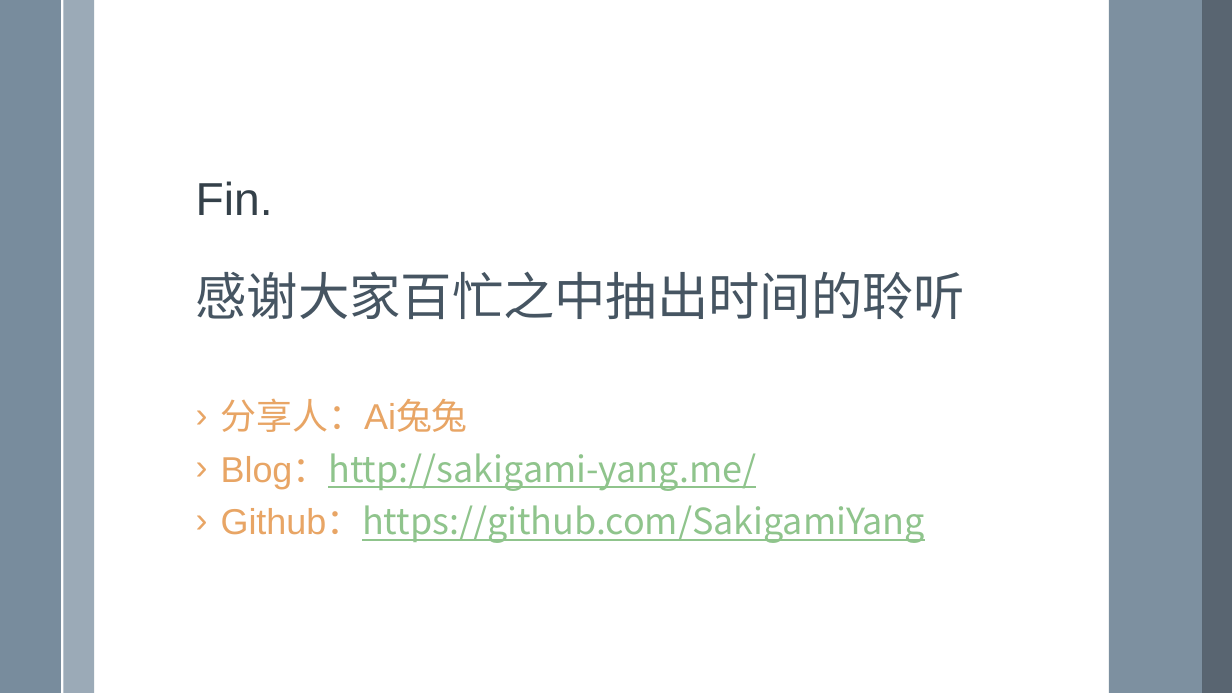
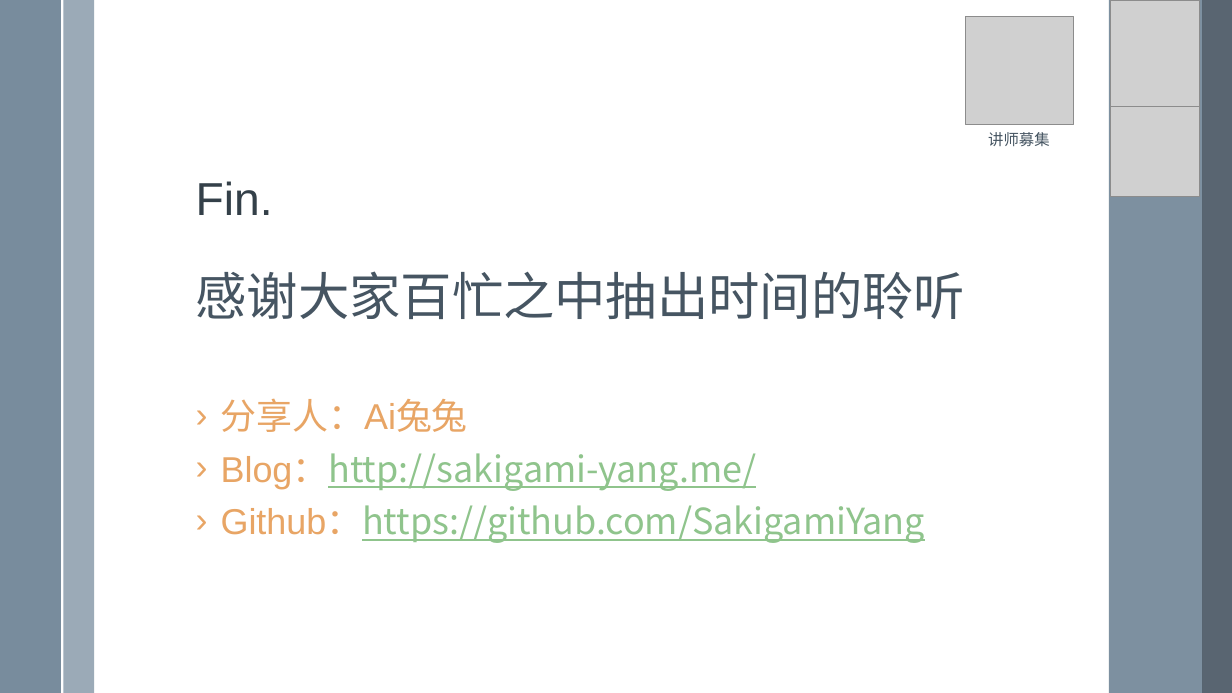
Before and after one commit to SakigamiYang/PyCon, a slide deck: slide 21 of Python-Meetup/20200719/面向一小部分程序员的数学学习相关话题简言.pptx. Drawn at 1232x693 pixels with LibreOffice and Linux fonts; fonts in the diff are those of the drawing; grey boxes stand for pictures. Boxes give left, top, right and bottom in pixels: in the first picture for what was removed or moved away, otherwise in the second. Text is boxed around its words. In the diff, an @@ line names an element or a change of style, - is before the commit and + after.

Commit message:
modify qr code

```diff
--- a/Python-Meetup/20200719/面向一小部分程序员的数学学习相关话题简言.pptx
+++ b/Python-Meetup/20200719/面向一小部分程序员的数学学习相关话题简言.pptx
@@ picture added at bbox=[965, 17, 1073, 125] @@
@@ picture added at bbox=[1111, 0, 1200, 107] @@
@@ picture added at bbox=[1111, 107, 1200, 197] @@
@@ text added at bbox=[988, 132, 1050, 146], 12 pt, text #465562 @@
+讲师募集
```
Also in this commit, not shown: 1 other slide changed.
